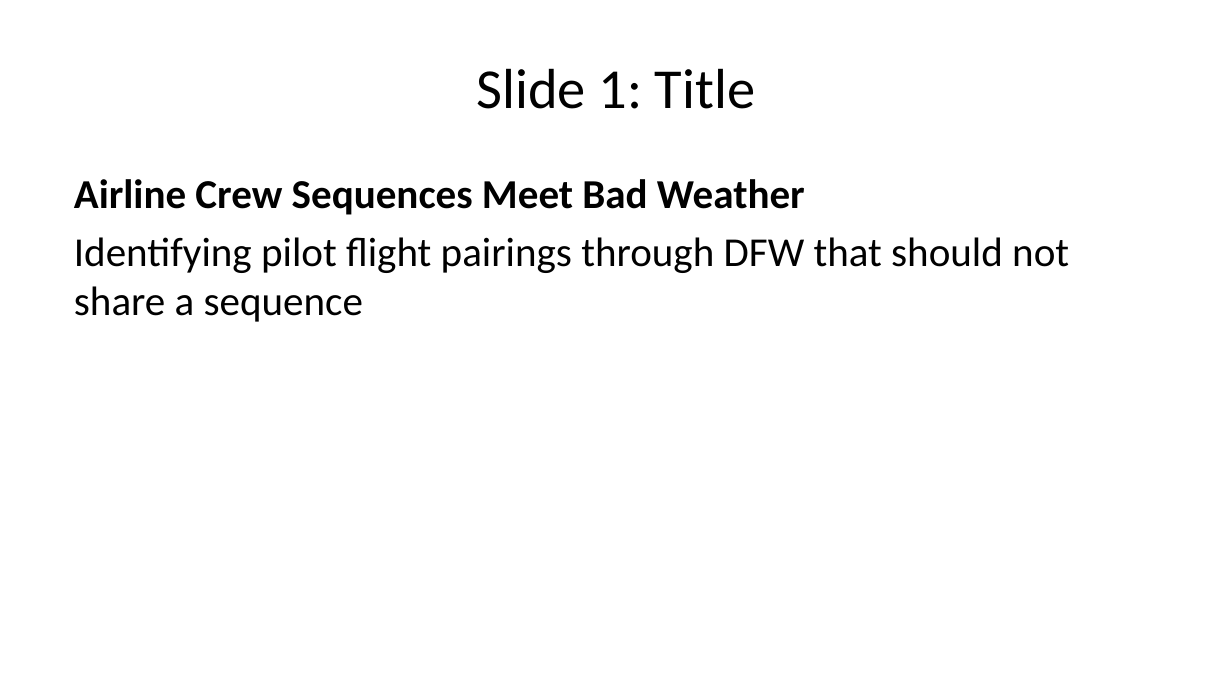
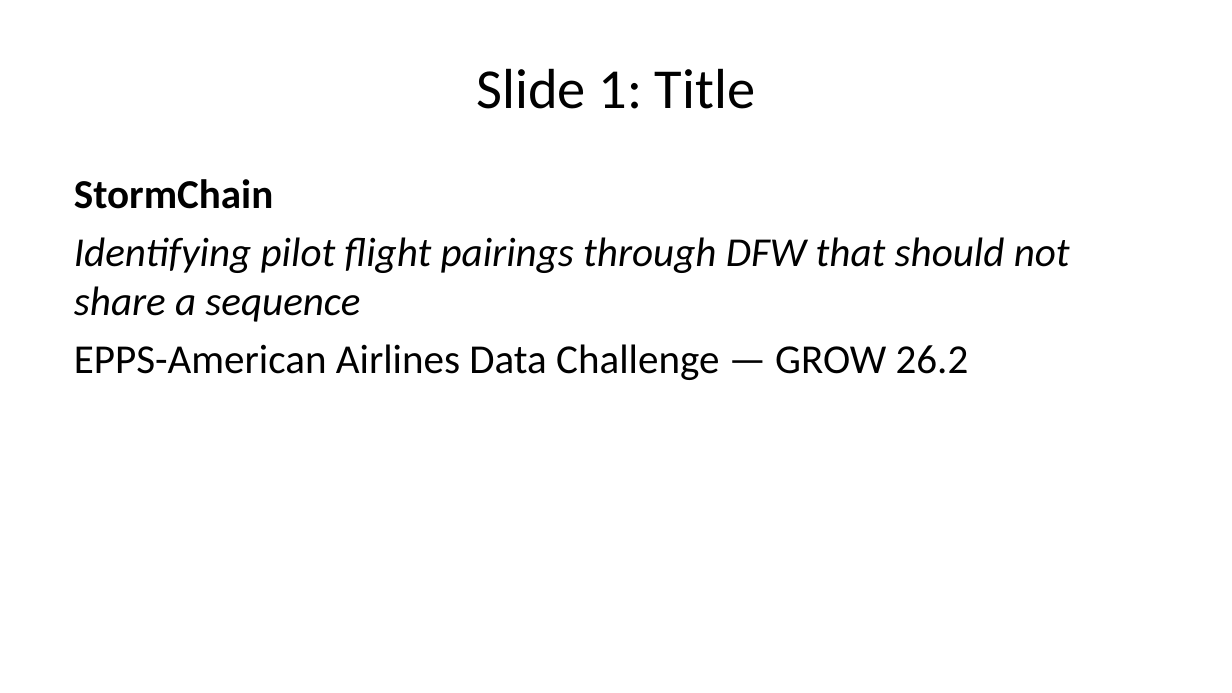
Before and after one commit to drPod/stormchain, a slide deck: slide 2 of report/presentation.pptx. Drawn at 1232x693 pixels with LibreOffice and Linux fonts; fonts in the diff are those of the drawing. Boxes give left, top, right and bottom in pixels: in the first picture for what was removed or moved away, otherwise in the second. Text is boxed around its words. In the diff, an @@ line names an element or a change of style, - is before the commit and + after.

Commit message:
Rebrand to StormChain across repo, report, presentation, and dashboard

```diff
--- a/report/presentation.pptx
+++ b/report/presentation.pptx
@@ text at [74, 179, 273, 209]: text changed @@
-Airline Crew Sequences Meet Bad Weather
+StormChain
@@ text at [74, 237, 1070, 322]: italic on in "Identifying pilot flight pairings through DFW that ..." @@
@@ text at [74, 344, 969, 380]: paragraph added @@
+EPPS-American Airlines Data Challenge — GROW 26.2
```
Also in this commit, not shown: 1 other slide changed, 7 other files.
